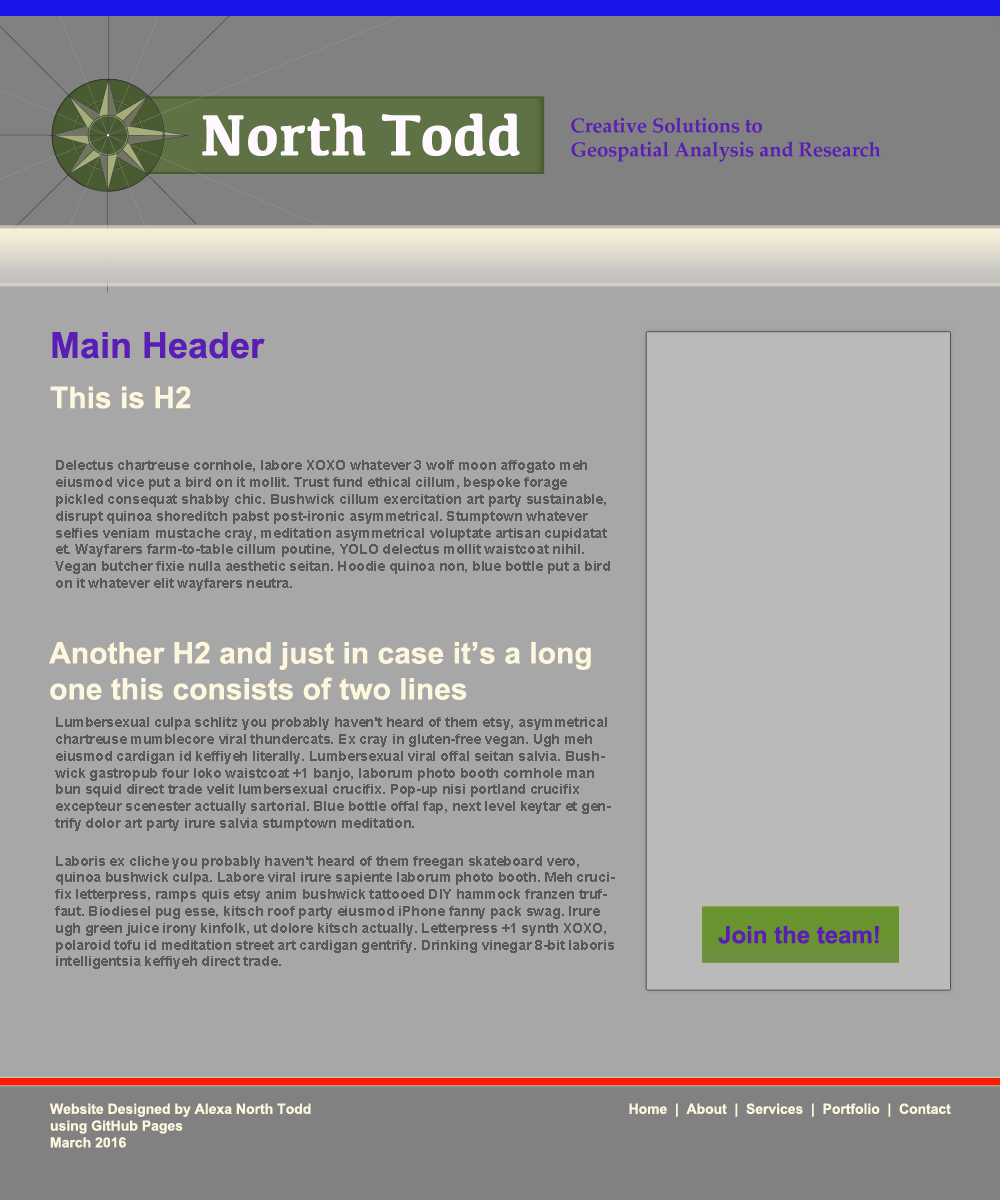
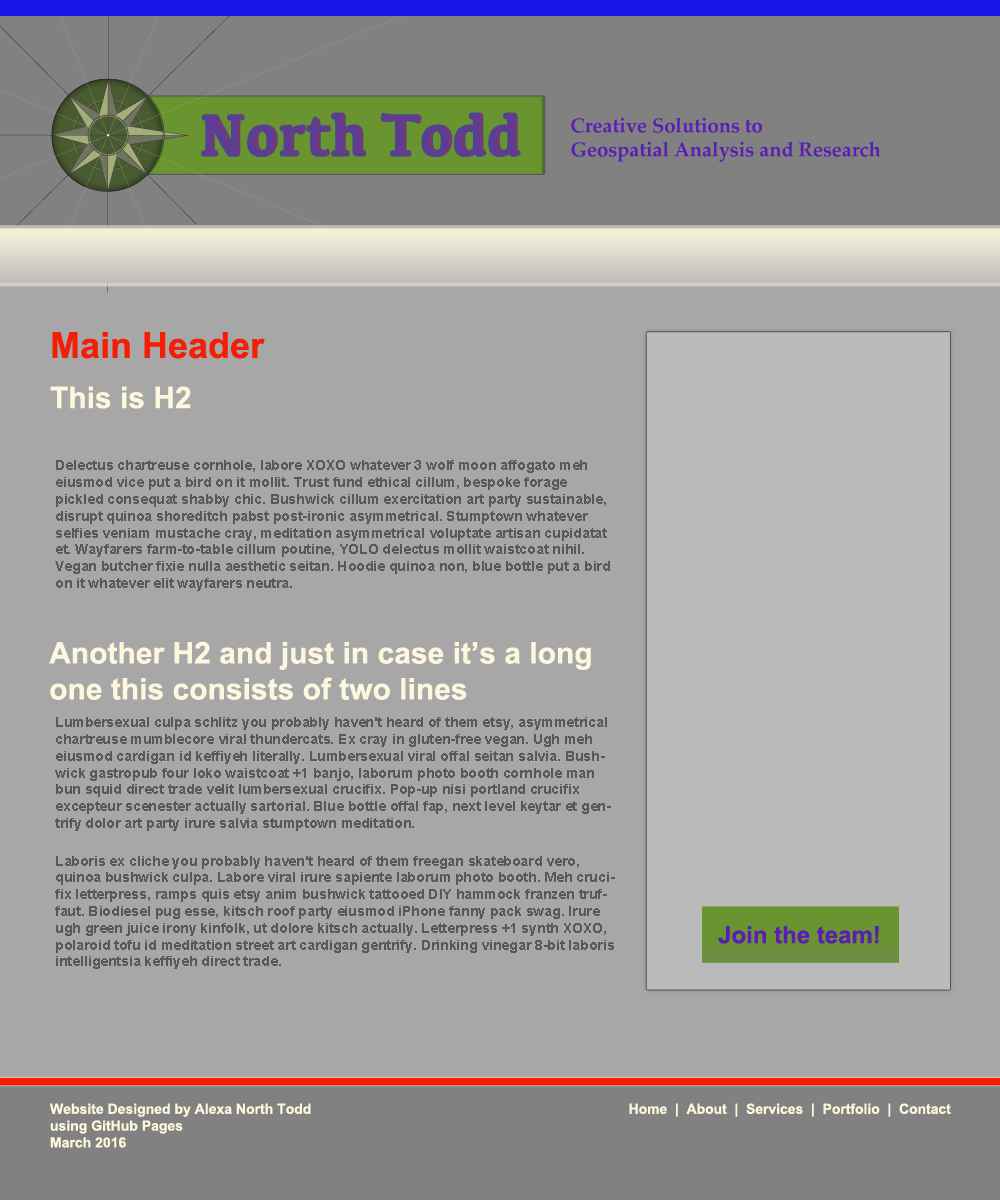
Before/after of a (1000, 1200) layered artwork. What changed in the layer stack:
painted on "H1" over [left=52, top=332, right=265, bottom=359]
"North Todd": opacity 100% → 75%, painted on it over [left=202, top=113, right=520, bottom=156]
painted on "Shape 13" over [left=139, top=96, right=545, bottom=174]
